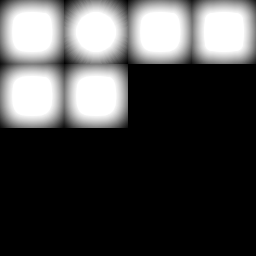
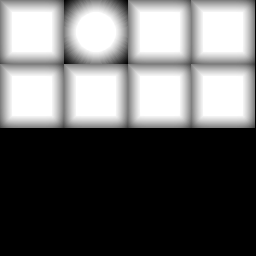
Two versions of the same layered image (256 × 256). Layer-by-layer changes:
painted on "레이어 2" (1st of 4) over [0, 0, 256, 128]